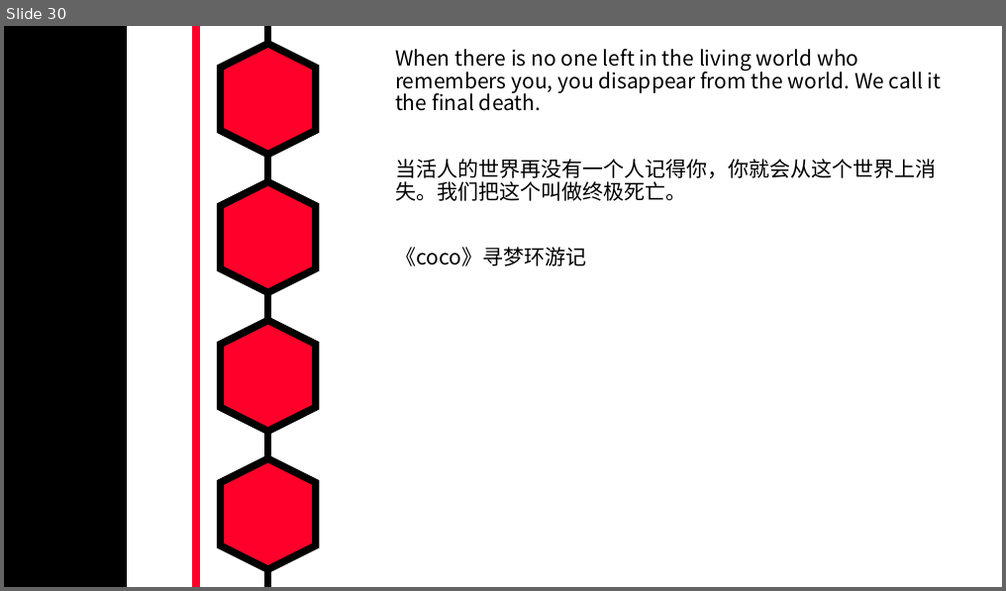
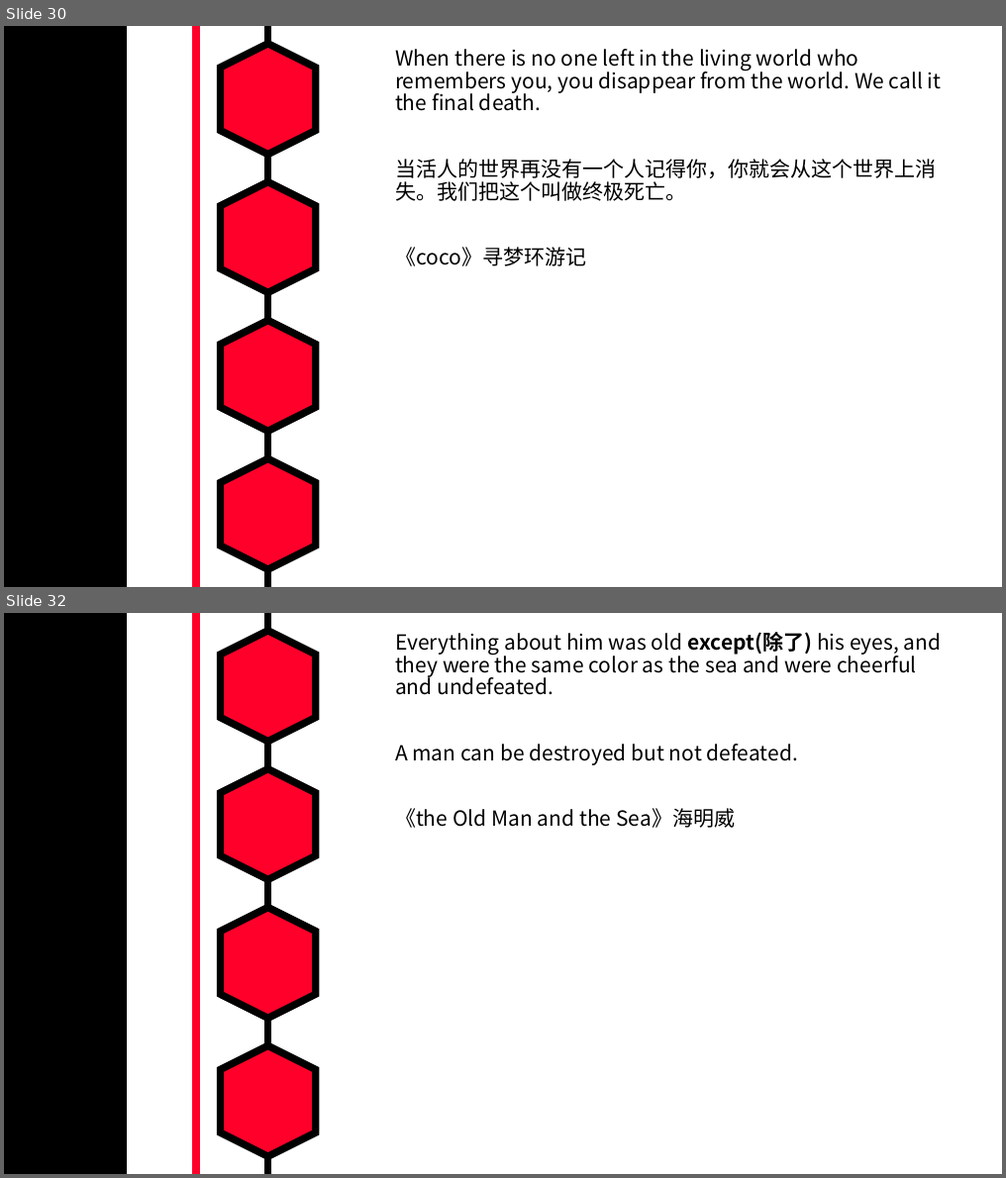
Before and after one commit to MarkShen1992/PPT-template, a slide deck: morning reading/iridescent english sentenses.pptx. Shown one above the other, each under a label of ours: slide 30 before the commit, slides 30 and 32 after it; the slides between them are not shown. The pictures are 1006x591 and 1006x1178 pixels, drawn with LibreOffice and Linux fonts; fonts in the diff are those of the drawing. Boxes give left, top, right and bottom in pixels: in the first picture for what was removed or moved away, otherwise in the second. Text is boxed around its words. In the diff, an @@ line names an element or a change of style, - is before the commit and + after.

```diff
--- a/morning reading/iridescent english sentenses.pptx
+++ b/morning reading/iridescent english sentenses.pptx
@@ slide 32 added at [4, 613, 1002, 1174], background #FFFFFF; not listed: 7 template elements that a slide beside it also shows @@
@@ text added at [395, 632, 942, 828], 20 pt, text #000000 @@
+Everything about him was old except(除了) his eyes, and they were the same color as the sea and were cheerful and undefeated.
+A man can be destroyed but not defeated.
+《the Old Man and the Sea》海明威
```
Also in this commit, not shown: 1 other slide added.
